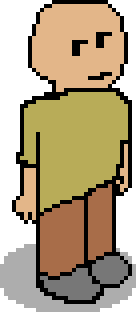
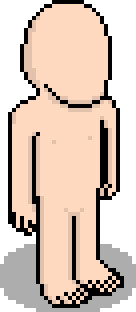
Comparing the layer stacks of the two 136x312 images. Changes:
added layer "Camada 14" above "Camada 13" over (8, 0, 124, 308)
hid "Camada 13", painted on it over (12, 0, 132, 304)
